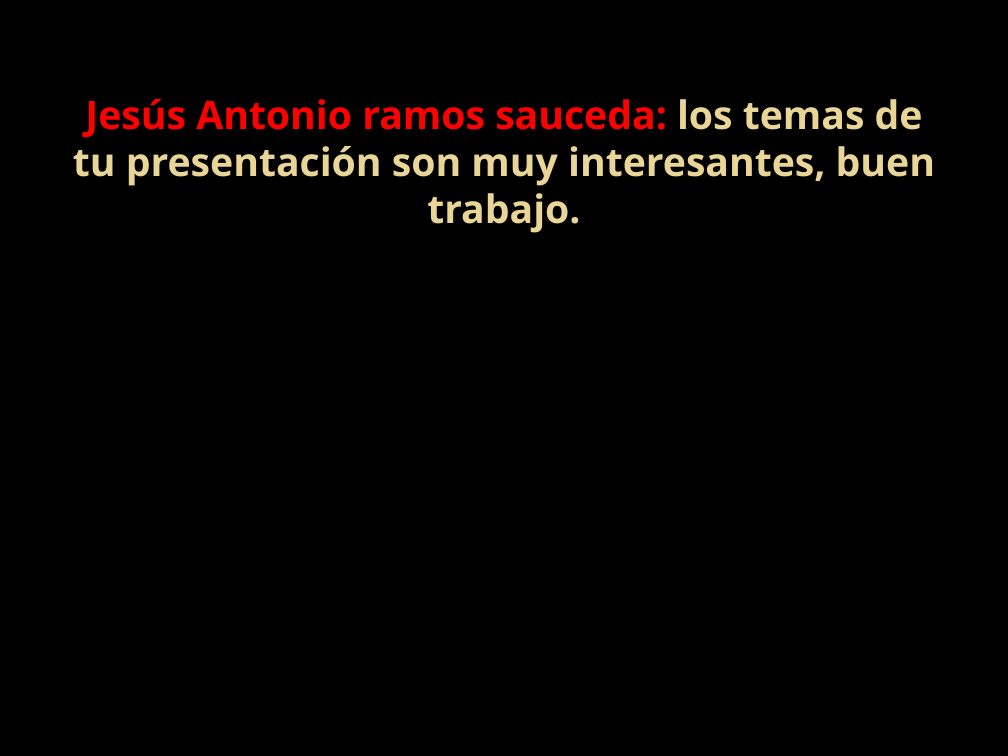
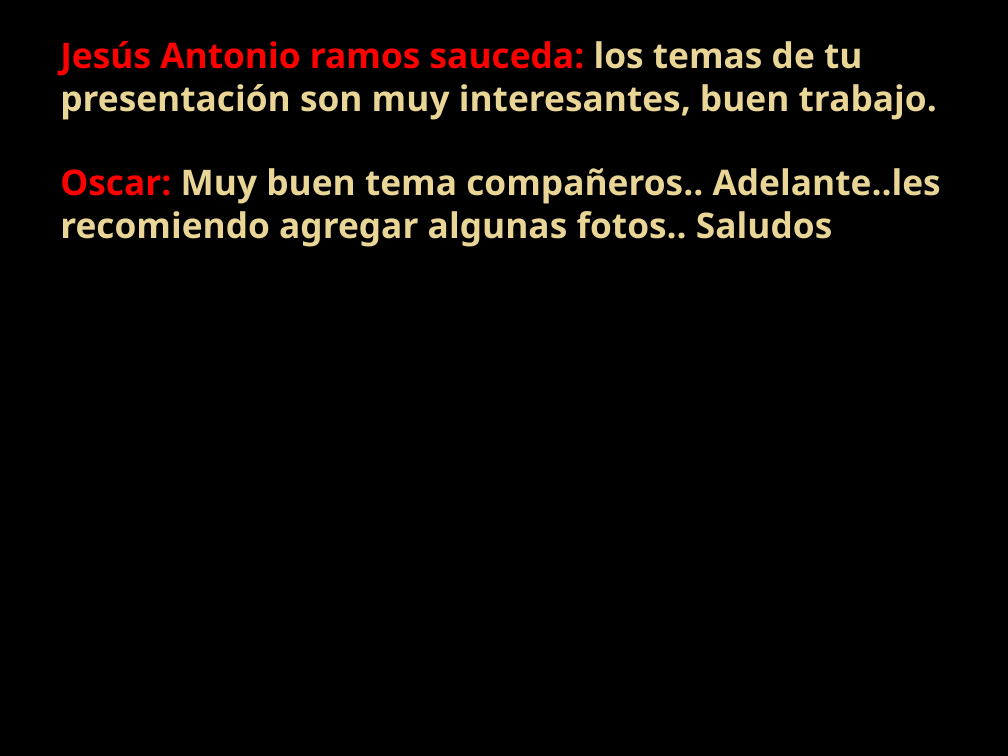
Before and after one commit to lc850/auditoria, a slide deck: slide 20 of BlackBerry, SMS y 3G.pptx. Drawn at 1008x756 pixels with LibreOffice and Linux fonts; fonts in the diff are those of the drawing; background and template pictures are left out. Boxes give left, top, right and bottom in pixels: in the first picture for what was removed or moved away, otherwise in the second. Text is boxed around its words. In the diff, an @@ line names an element or a change of style, - is before the commit and + after.

Commit message:
Oscar

```diff
--- a/BlackBerry, SMS y 3G.pptx
+++ b/BlackBerry, SMS y 3G.pptx
@@ title at <box>60,41,941,247</box>: text changed; size 28 to 25.2 pt @@
-Jesús Antonio ramos sauceda: los temas de tu presentación son muy interesantes, buen trabajo.
+Jesús Antonio ramos sauceda: los temas de tu presentación son muy interesantes, buen trabajo.
+Oscar: Muy buen tema compañeros.. Adelante..les recomiendo agregar algunas fotos.. Saludos
```
Also in this commit, not shown: 1 other file.
